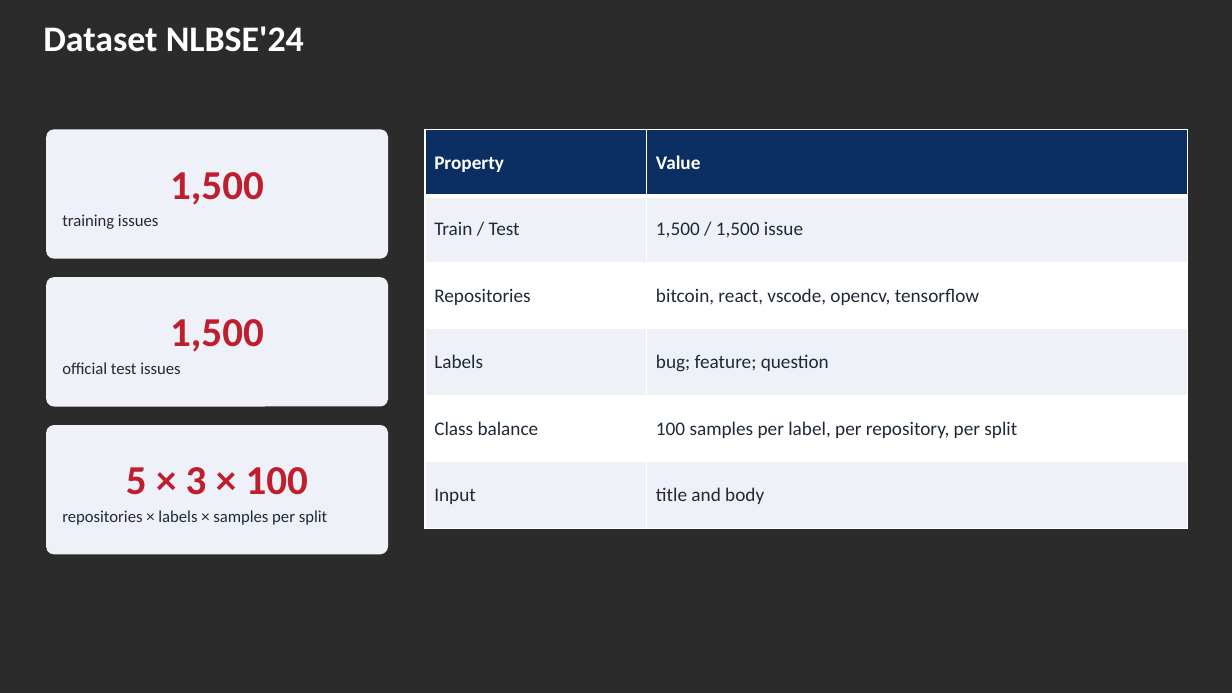
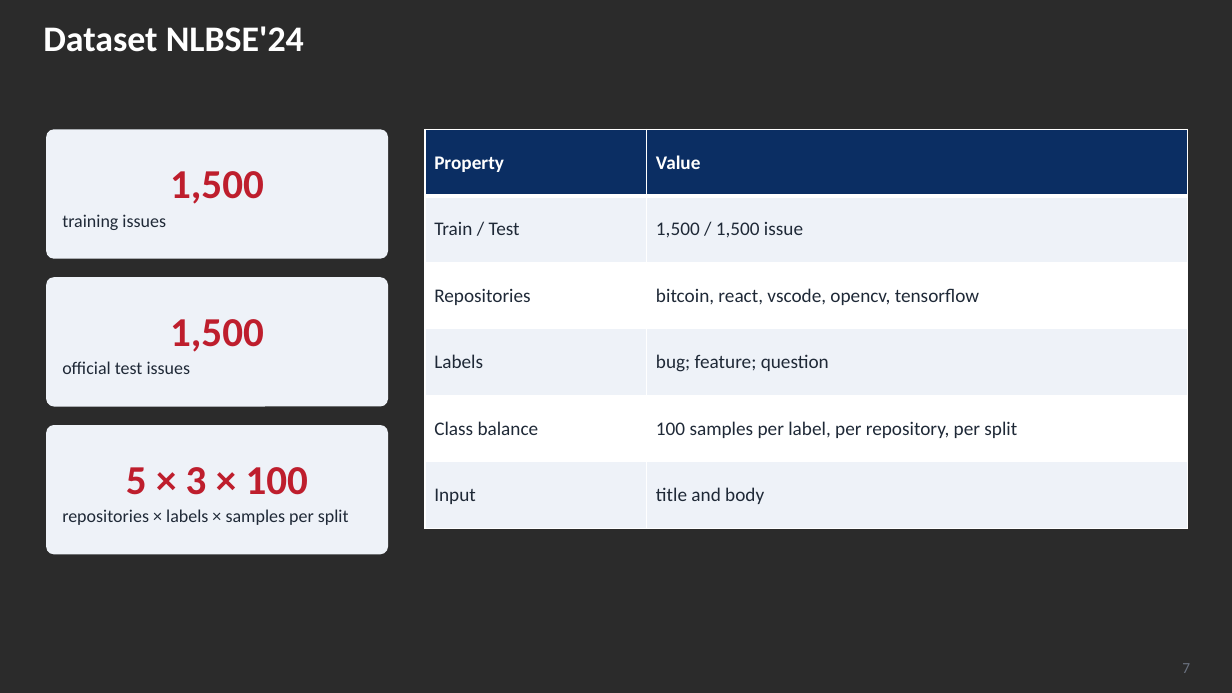
Before and after one commit to kiet21042003/nlbse24-issue-classification, a slide deck: slide 7 of presentation/Seminar_2_Slides.pptx. Drawn at 1232x693 pixels with LibreOffice and Linux fonts; fonts in the diff are those of the drawing; background and template pictures are left out; a plain dark background stands for a picture behind light text. Boxes give left, top, right and bottom in pixels: in the first picture for what was removed or moved away, otherwise in the second. Text is boxed around its words. In the diff, an @@ line names an element or a change of style, - is before the commit and + after.

```diff
--- a/presentation/Seminar_2_Slides.pptx
+++ b/presentation/Seminar_2_Slides.pptx
@@ text in rounded rectangle at [62, 214, 166, 230]: size 13 to 14 pt in "training issues" @@
@@ text in rounded rectangle at [62, 361, 191, 374]: size 13 to 14 pt in "official test issues" @@
@@ text in rounded rectangle at [62, 509, 349, 525]: size 13 to 14 pt in "repositories × labels × samples per split" @@
@@ page number added at [1182, 663, 1190, 673], 12 pt, text #6B7280 @@
+7
```
Also in this commit, not shown: 12 other slides changed.
